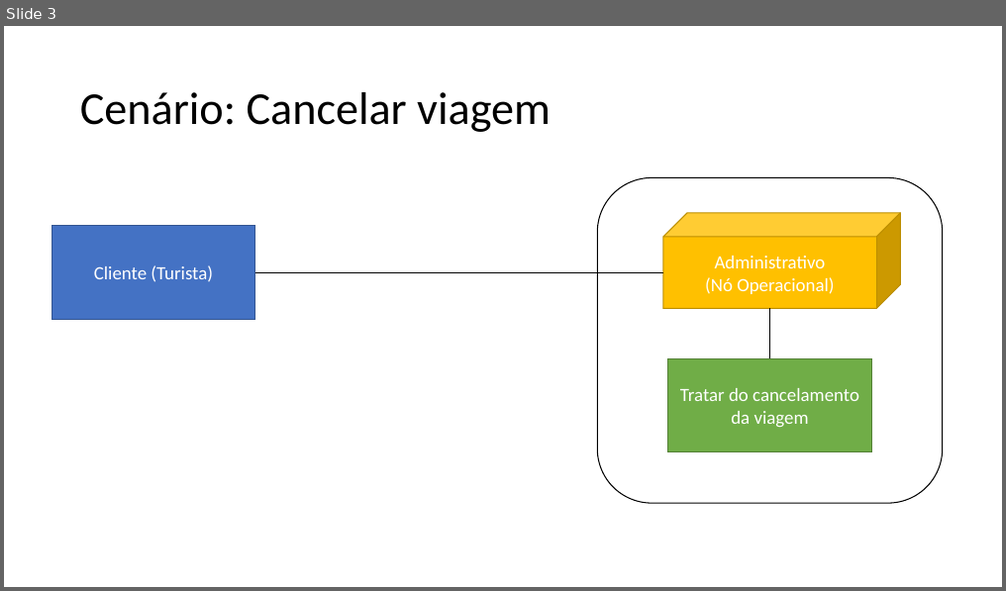
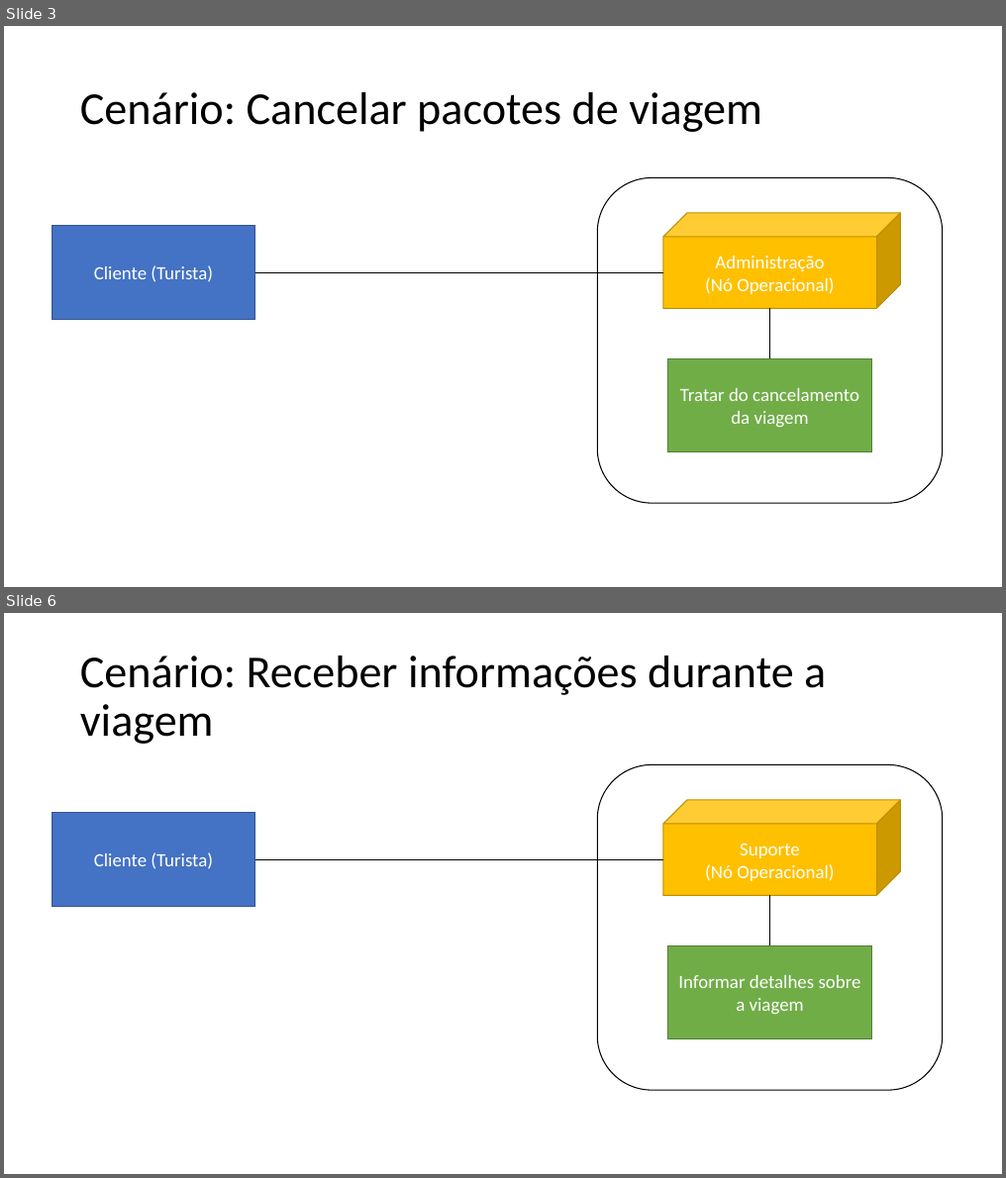
Before and after one commit to Road-on/RoadOn, a slide deck: 15. Arquitetura de Negócio Para Cada Cenário.pptx. Shown one above the other, each under a label of ours: slide 3 before the commit, slides 3 and 6 after it; the slides between them are not shown. The pictures are 1006x591 and 1006x1178 pixels, drawn with LibreOffice and Linux fonts; fonts in the diff are those of the drawing. Boxes give left, top, right and bottom in pixels: in the first picture for what was removed or moved away, otherwise in the second. Text is boxed around its words. In the diff, an @@ line names an element or a change of style, - is before the commit and + after.

```diff
--- a/15. Arquitetura de Negócio Para Cada Cenário.pptx
+++ b/15. Arquitetura de Negócio Para Cada Cenário.pptx
@@ slide 6 added at [4,613,1002,1174], background #FFFFFF @@
@@ title added at [80,656,826,744], 44 pt, text #000000 @@
+Cenário: Receber informações durante a viagem
@@ rounded rectangle added at [598,765,943,1090], outline #000000 1 pt @@
@@ rectangle added at [52,813,255,906], fill #4472C4, outline #325491 1 pt, 18 pt, text #FFFFFF @@
+Cliente (Turista)
@@ cube added at [663,800,901,896], fill #FFC000, outline #BD8E00 1 pt, 18 pt, text #FFFFFF @@
+Suporte
+(Nó Operacional)
@@ line added from (255, 861) to (663, 861), #000000 0.5 pt @@
@@ line added from (770, 896) to (770, 947), #000000 0.5 pt @@
@@ rectangle added at [668,947,871,1040], fill #70AD47, outline #538035 1 pt, 18 pt, text #FFFFFF @@
+Informar detalhes sobre a viagem
@@ slide 3 changed as well @@
@@ title at [80,92,762,132]: text changed @@
-Cenário: Cancelar viagem
+Cenário: Cancelar pacotes de viagem
@@ text in cube at [715,256,824,272]: text changed @@
-Administrativo
+Administração
```
Also in this commit, not shown: 3 other slides changed, 2 other slides added.
